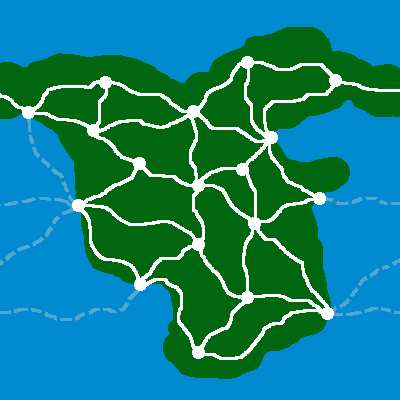
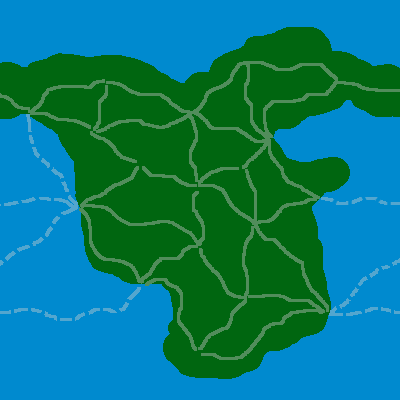
Revision of a layered (400, 400) image; what changed, layer by layer:
hid "cities" over [22, 56, 342, 359]
painted on "path" over [0, 61, 400, 360]
